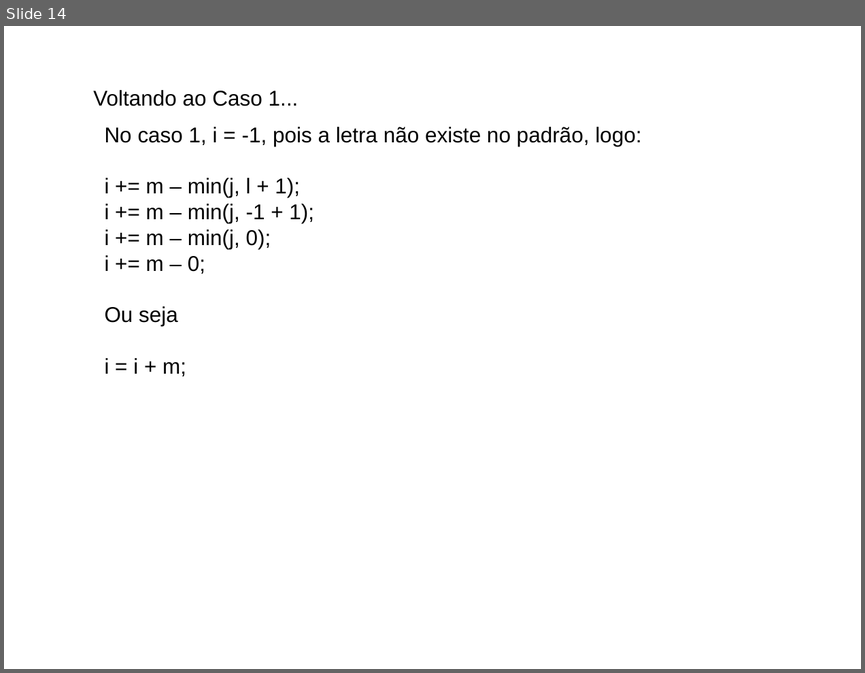
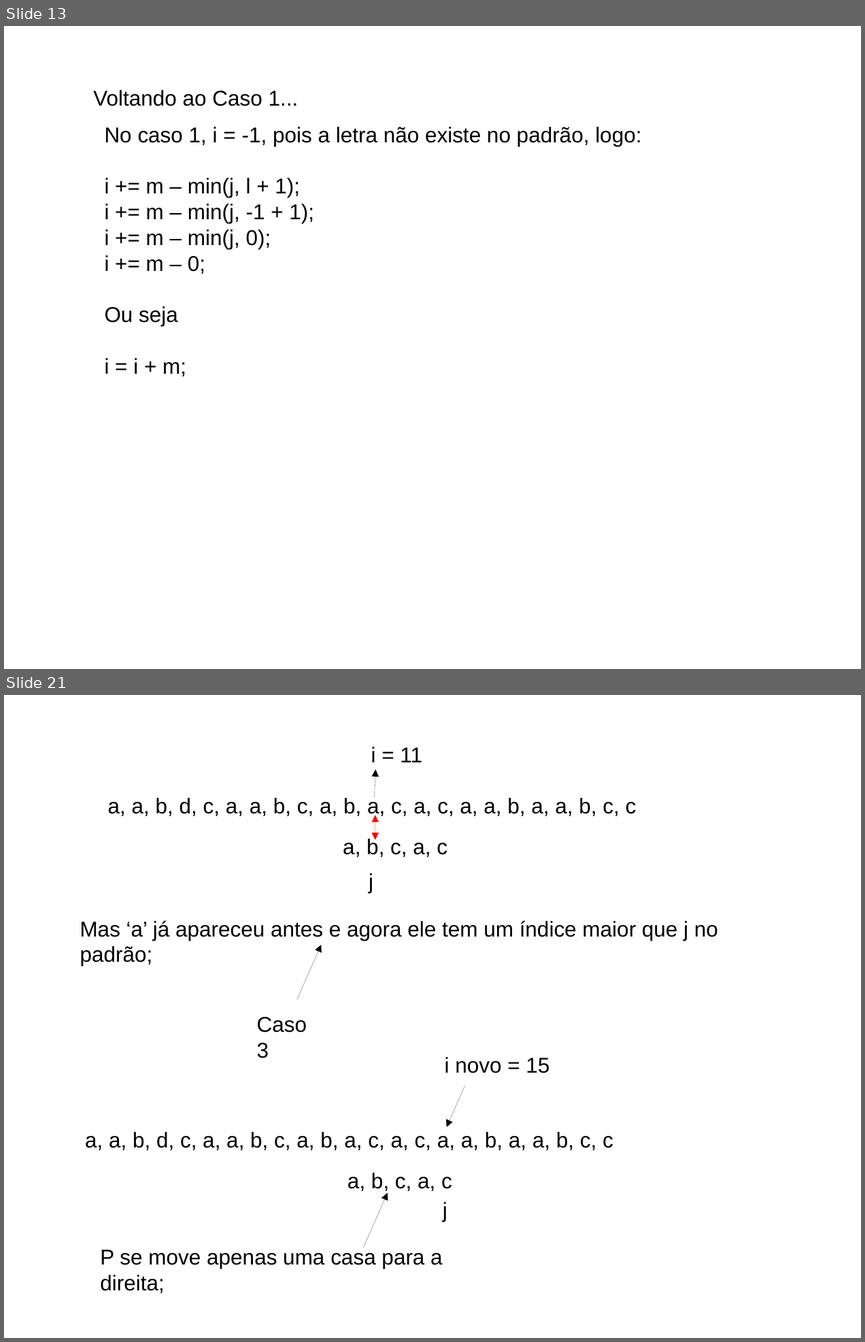
Before and after one commit to BartoAlheiros/Projeto-PAA, a slide deck: PAA 2a Oficina.pptx. Shown one above the other, each under a label of ours: slide 14 before the commit, slides 13 and 21 after it; the slides between them are not shown. The pictures are 865x673 and 865x1342 pixels, drawn with LibreOffice and Linux fonts; fonts in the diff are those of the drawing; background and template pictures are left out. Boxes give left, top, right and bottom in pixels: in the first picture for what was removed or moved away, otherwise in the second. Text is boxed around its words. In the diff, an @@ line names an element or a change of style, - is before the commit and + after.

```diff
--- a/PAA 2a Oficina.pptx
+++ b/PAA 2a Oficina.pptx
@@ slide 21 added at bbox=[4, 695, 861, 1338], background picture (left out) @@
@@ text added at bbox=[371, 747, 422, 762], 18 pt, text #000000 @@
+i = 11
@@ arrow added from (374, 797) to (376, 770), #000000 0.75 pt @@
@@ text added at bbox=[108, 796, 636, 817], 18 pt, text #000000 @@
+a, a, b, d, c, a, a, b, c, a, b, a, c, a, c, a, a, b, a, a, b, c, c
@@ double arrow added from (375, 840) to (375, 815), #FF0000 0.75 pt @@
@@ text added at bbox=[343, 837, 447, 857], 18 pt, text #000000 @@
+a, b, c, a, c
@@ text added at bbox=[368, 873, 373, 893], 18 pt, text #000000 @@
+j
@@ text added at bbox=[80, 920, 718, 940], 18 pt, text #000000 @@
+Mas ‘a’ já apareceu antes e agora ele tem um índice maior que j no padrão;
@@ arrow added from (297, 999) to (321, 945), #000000 0.75 pt @@
@@ text added at bbox=[257, 1017, 307, 1058], 18 pt, text #000000 @@
+Caso 3
@@ text added at bbox=[445, 1057, 549, 1073], 18 pt, text #000000 @@
+i novo = 15
@@ arrow added from (465, 1086) to (446, 1127), #000000 0.75 pt @@
@@ text added at bbox=[85, 1132, 613, 1150], 18 pt, text #000000 @@
+a, a, b, d, c, a, a, b, c, a, b, a, c, a, c, a, a, b, a, a, b, c, c
@@ text added at bbox=[347, 1172, 452, 1191], 18 pt, text #000000 @@
+a, b, c, a, c
@@ arrow added from (363, 1248) to (388, 1193), #000000 0.75 pt @@
@@ text added at bbox=[443, 1202, 447, 1221], 18 pt, text #000000 @@
+j
@@ text added at bbox=[100, 1249, 443, 1293], 18 pt, text #000000 @@
+P se move apenas uma casa para a direita;
@@ what was slide 14 is now slide 13 @@
```
Also in this commit, not shown: 8 slides changed, 5 other slides added, 2 slides removed, 2 other files.
